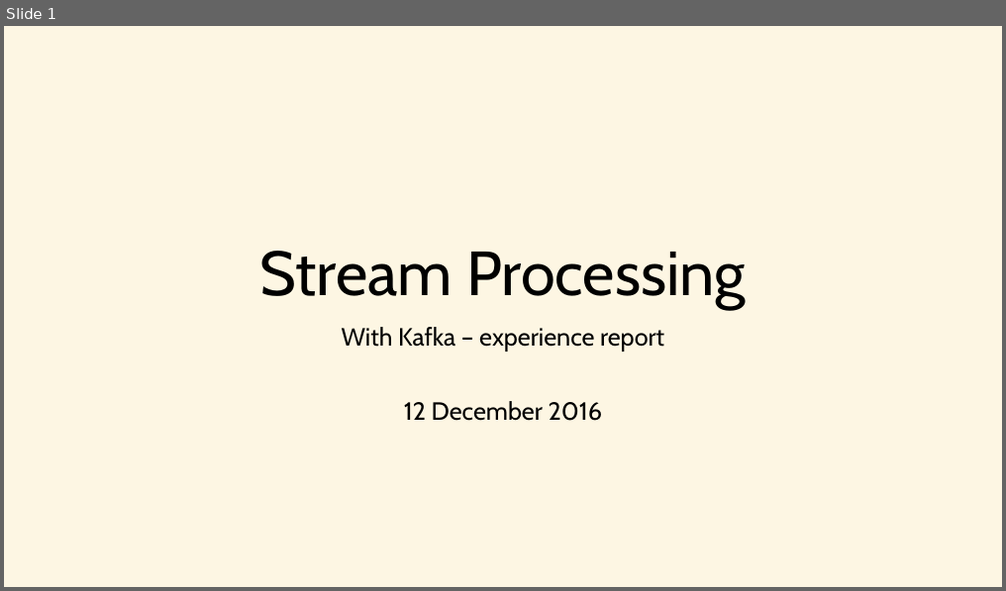
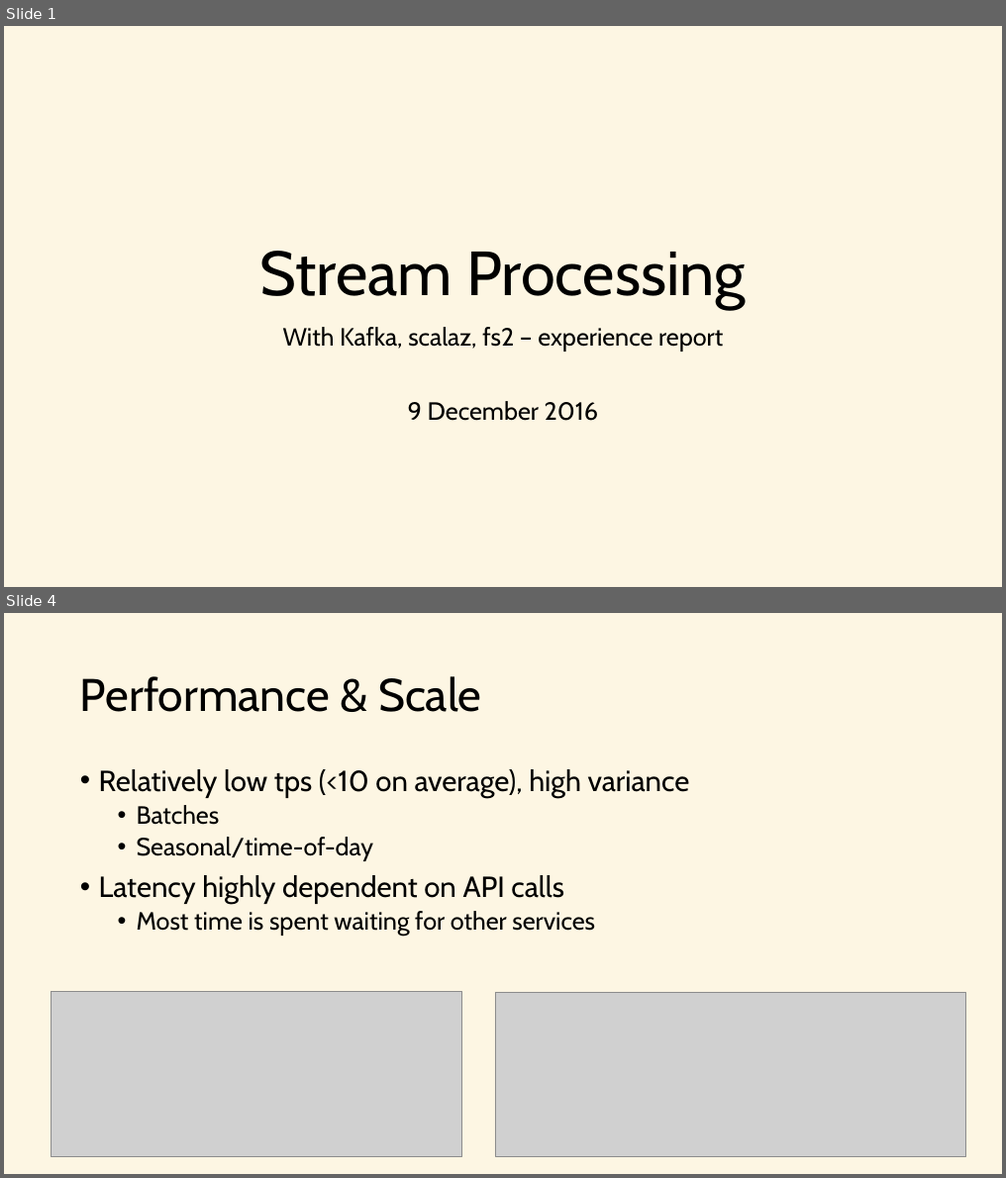
Before and after one commit to j-mueller/talks, a slide deck: 2016-12-scala-exchange/stream-processing.pptx. Shown one above the other, each under a label of ours: slide 1 before the commit, slides 1 and 4 after it; the slides between them are not shown. The pictures are 1006x591 and 1006x1178 pixels, drawn with LibreOffice and Linux fonts; fonts in the diff are those of the drawing; grey boxes stand for pictures. Boxes give left, top, right and bottom in pixels: in the first picture for what was removed or moved away, otherwise in the second. Text is boxed around its words. In the diff, an @@ line names an element or a change of style, - is before the commit and + after.

Commit message:
Add slides for scala exchange

```diff
--- a/2016-12-scala-exchange/stream-processing.pptx
+++ b/2016-12-scala-exchange/stream-processing.pptx
@@ slide 4 added at (x1=4, y1=613, x2=1002, y2=1174), background #FDF6E3 @@
@@ title added at (x1=80, y1=676, x2=481, y2=712), 44 pt, text #000000 @@
+Performance & Scale
@@ text added at (x1=99, y1=769, x2=690, y2=936), 28 pt, text #000000 @@
+• Relatively low tps (<10 on average), high variance
+  • Batches
+  • Seasonal/time-of-day
+• Latency highly dependent on API calls
+  • Most time is spent waiting for other services
@@ picture added at (x1=52, y1=992, x2=462, y2=1157) @@
@@ picture added at (x1=495, y1=992, x2=966, y2=1157) @@
@@ slide 1 changed as well @@
@@ subtitle at (x1=283, y1=327, x2=723, y2=421): text changed @@
-With Kafka – experience report
-12 December 2016
+With Kafka, scalaz, fs2 – experience report
+9 December 2016
```
Also in this commit, not shown: 2 other slides changed, 17 other slides added, 1 slide removed, 2 other files.
